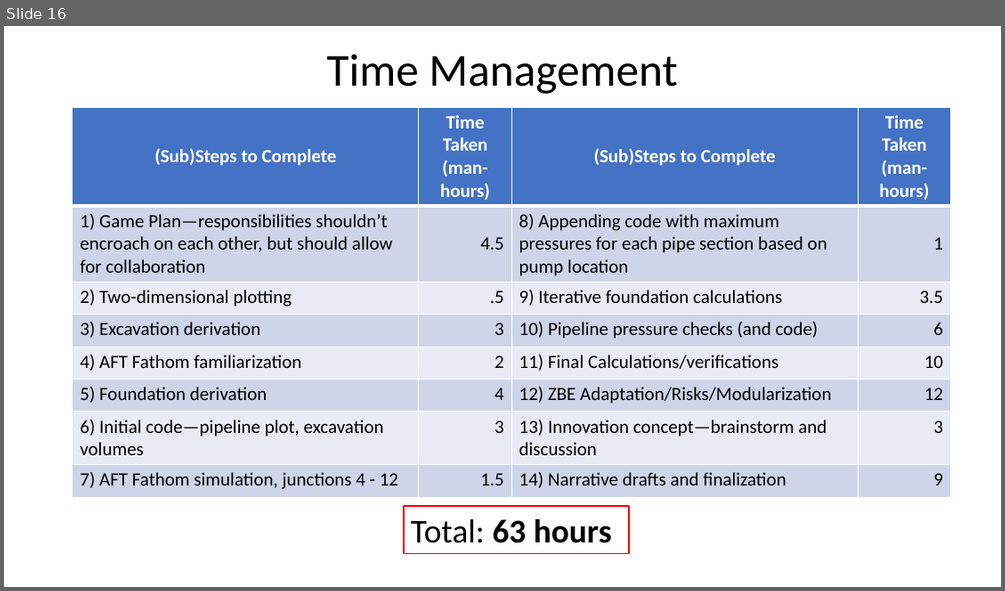
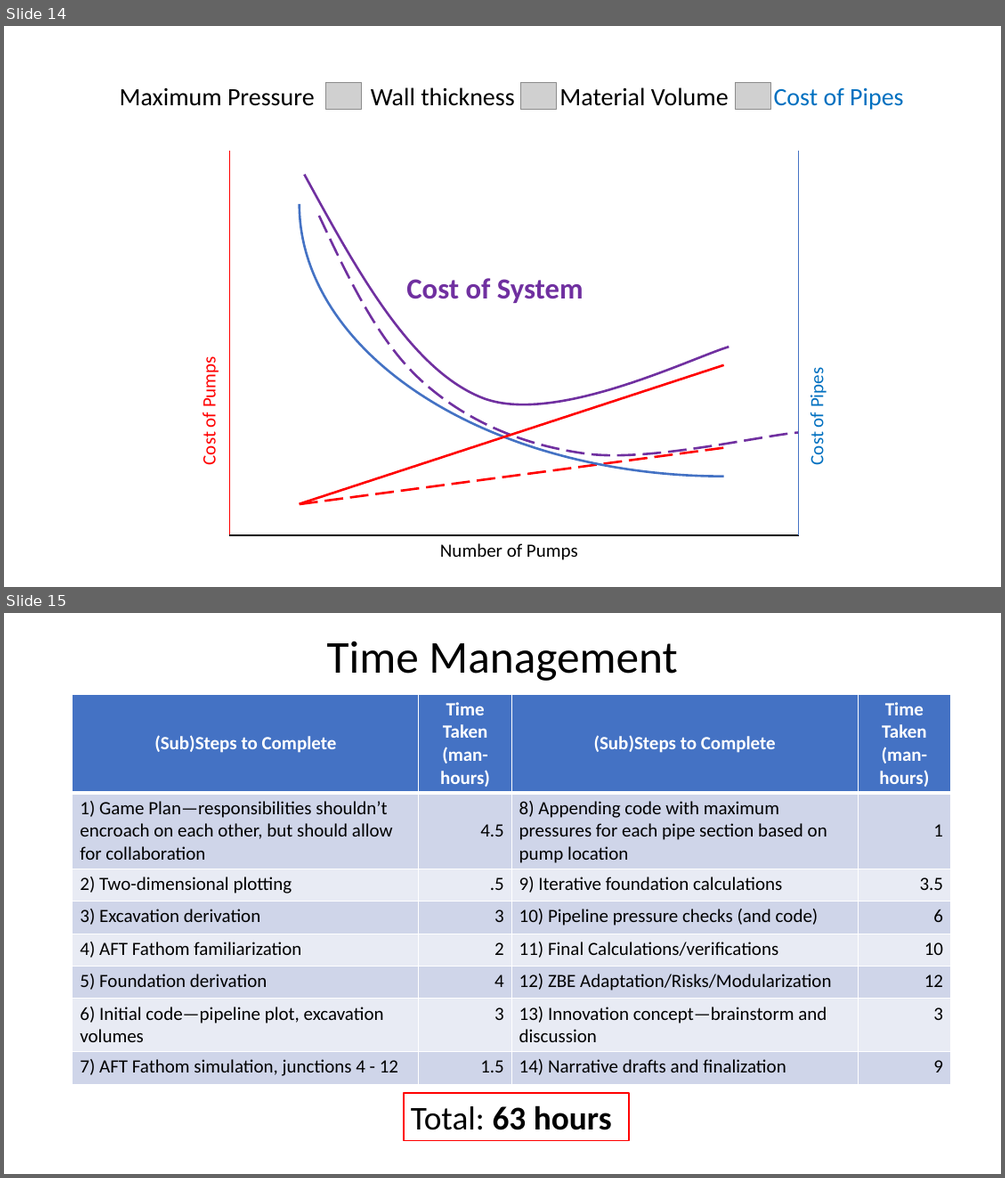
Before and after one commit to jamar1391/hello-world, a slide deck: dev/fluor/The AquaDucks/The AquaDucks Presentation.pptx. Shown one above the other, each under a label of ours: slide 16 before the commit, slides 14 and 15 after it. The pictures are 1005x591 and 1005x1178 pixels, drawn with LibreOffice and Linux fonts; fonts in the diff are those of the drawing; grey boxes stand for pictures. Boxes give left, top, right and bottom in pixels: in the first picture for what was removed or moved away, otherwise in the second. Text is boxed around its words. In the diff, an @@ line names an element or a change of style, - is before the commit and + after.

```diff
--- a/dev/fluor/The AquaDucks/The AquaDucks Presentation.pptx
+++ b/dev/fluor/The AquaDucks/The AquaDucks Presentation.pptx
@@ slide 14 added at (4, 26, 1001, 587), background #FFFFFF @@
@@ group added at (120, 82, 903, 110): 4 texts, 3 pictures @@
+Maximum Pressure
+Wall thickness
+Material Volume
+Cost of Pipes
@@ freeform shape added at (319, 216, 798, 455), outline #7030A0 2.25 pt dashed @@
@@ group added at (198, 26, 1001, 560): 4 lines, 4 texts, 1 freeform shape, 1 arc (boxed as its full ellipse) @@
+Cost of Pipes
+Cost of Pumps
+Number of Pumps
+Cost of System
@@ line added from (299, 504) to (728, 447), #FF0000 2.25 pt dashed @@
@@ what was slide 16 is now slide 15 @@
```
Also in this commit, not shown: 4 slides changed, 2 slides removed.
